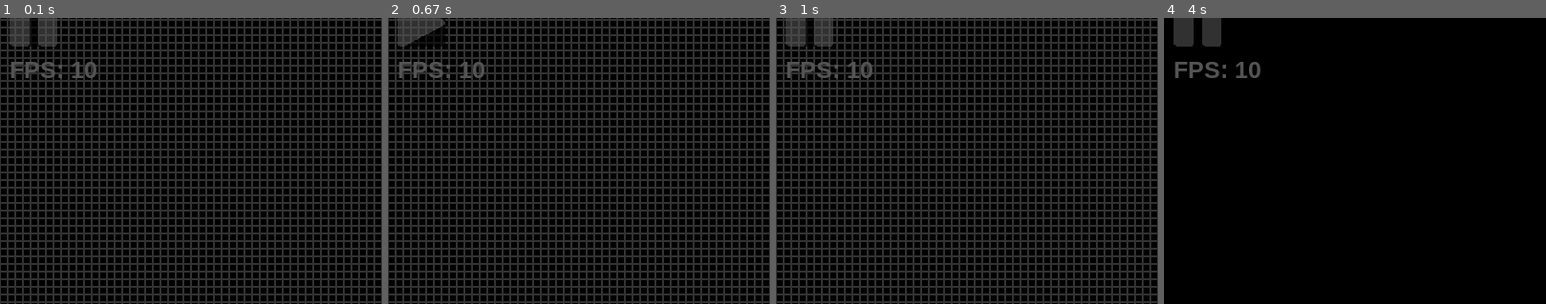
Above: before the commit, frames 1-4 (left to right).
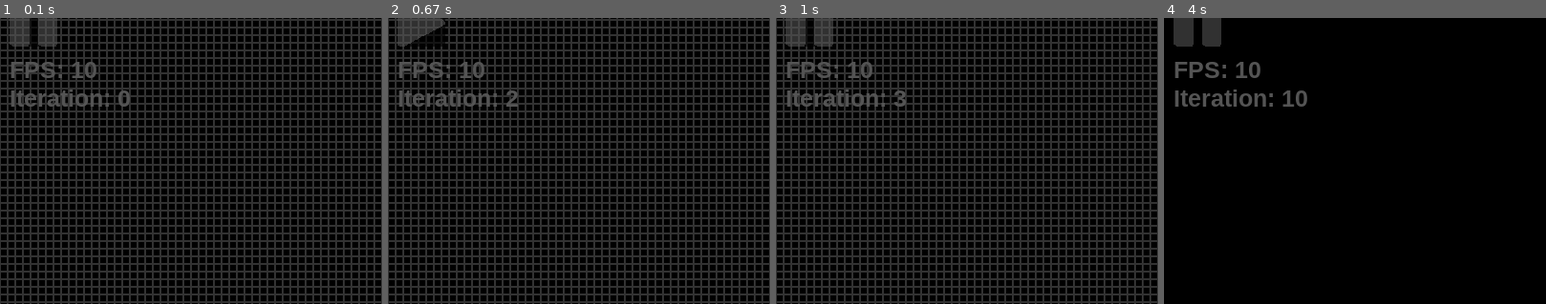
Above: after the commit, the same moments.

Repository: nicovgross/game-of-life
Game: pygame game, started from game-of-life.py
The game is run twice, just before and just after one commit, with the same random seed, the same clock (stepped at 60 frames per second) and the same inputs.
Inputs (mouse positions are % of the whole screen's width and height, from its top left):
- Up to frame 1 (0.1 s): no input
- Up to frame 2 (0.67 s): tap Space at 0.33 s
- Up to frame 3 (1 s): tap Space at 0.67 s
- Up to frame 4 (4 s): hold Right 1.07-1.53 s; tap Space at 1.13, 1.63, 2.77, 3.27, 3.57, 3.83 s; hold Up 1.57-1.87 s; tap R at 1.9 s; move the mouse to (13, 43) at 2.3 s; press the mouse at (13, 43) at 2.33 s; move the mouse to (48, 32) at 2.43 s; release the mouse at (82, 22) at 2.57 s; hold Right 2.7-3.17 s; hold Left 3.2-3.73 s; hold Down from 3.77 s (still down)
The pictures show only the part of the screen within x 0-50%, y 5-55%; the shares and areas given below are measured in that part.

The runs differ from the first frame. In frame 1, 0.7% of the frame differs, in the area x 2-34%, y 25-31%; in frame 2, 0.7%; in frame 3, 0.7%; in frame 4, 0.9%, in the area x 2-38%, y 25-31%.

Commit message:
Add left and right arrow keys to go backwards and forwards one generation

Diff:
--- a/game-of-life.py
+++ b/game-of-life.py
@@ -50,7 +50,7 @@
 
     return new_board
 
-def handle_events(board, running, CELL_SIZE, offset, state, grid, FPS):
+def handle_events(board, running, iteration, generations, CELL_SIZE, offset, state, grid, FPS):
     for event in pygame.event.get():
         if event.type == pygame.QUIT:
             pygame.quit()
@@ -95,6 +95,8 @@
                 running = not running
             if event.key == pygame.K_r:
                 board = initialize_board(GRID_SIZE)
+                iteration = 0
+                generations = [board]
                 running = False
             if event.key == pygame.K_f:
                 pygame.display.toggle_fullscreen()
@@ -104,9 +106,17 @@
                 FPS += 1
             if event.key == pygame.K_DOWN and FPS > 1:  #decrease FPS
                 FPS -= 1
+            if event.key == pygame.K_LEFT and iteration > 0 and not running:  #go back one generation
+                iteration -= 1
+                board = generations[iteration]
+                print(iteration)
+            if event.key == pygame.K_RIGHT and not running:  #go forward one generation
+                iteration += 1
+                board = generations[iteration] if iteration < len(generations) else update_board(board)
+                generations.append(board)
+                print(iteration)
 
-
-    return board, running, CELL_SIZE, offset, grid, FPS
+    return board, running, iteration, generations, CELL_SIZE, offset, grid, FPS
 
 def draw_grid(board, screen, CELL_SIZE, offset, grid):
     screen.fill(BLACK)
@@ -128,6 +138,8 @@
     FPS = 10  #frames per second
     font = pygame.font.SysFont("Arial", 25, bold=True)
     board = initialize_board(GRID_SIZE)
+    generations = [board]
+    iteration = 0
     running = False
     offset = [0, 0] #indicates how far the grid has been dragged, and used to display the grid in the correct position
     grid = True  #flag to display grid
@@ -142,15 +154,19 @@
 
     while True:
         FPS_text = font.render(f"FPS: {FPS}", True, (84, 84, 84))
+        iteration_text = font.render(f"Iteration: {iteration}", True, (84, 84, 84))
 
-        board, running, CELL_SIZE, offset, grid, FPS = handle_events(board, running, CELL_SIZE, offset, state, grid, FPS)
+        board, running, iteration, generations, CELL_SIZE, offset, grid, FPS = handle_events(board, running, iteration, generations, CELL_SIZE, offset, state, grid, FPS)
 
         draw_grid(board, screen, CELL_SIZE, offset, grid)
 
         screen.blit(FPS_text, (10, 70))
+        screen.blit(iteration_text, (10, 100))
 
         if running:
             board = update_board(board)
+            iteration += 1
+            generations.append(board)
             unpause_icon_scaled.set_alpha(150)
             screen.blit(unpause_icon_scaled, (10, 10))
         else:
